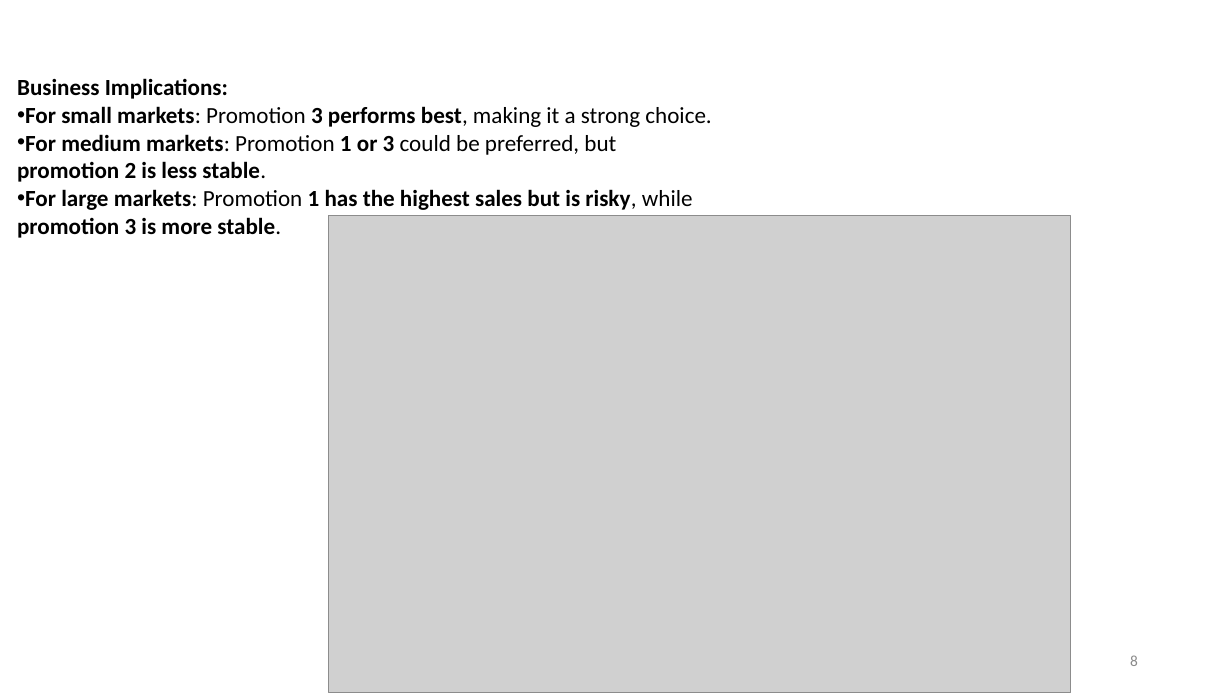
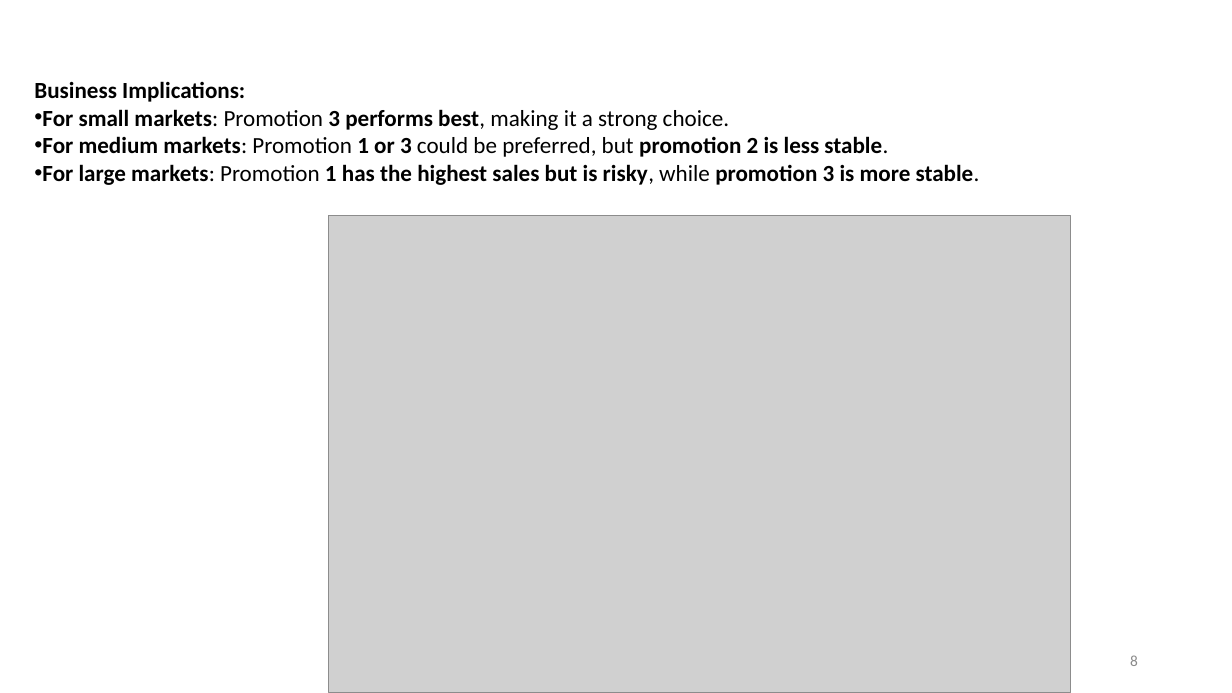
Before and after one commit to lopamudra01/sale, a slide deck: slide 8 of Marketing Experiment Analysis for a Fast-Food Chain ..pptx. Drawn at 1232x693 pixels with LibreOffice and Linux fonts; fonts in the diff are those of the drawing; grey boxes stand for pictures. Boxes give left, top, right and bottom in pixels: in the first picture for what was removed or moved away, otherwise in the second. Text is boxed around its words. In the diff, an @@ line names an element or a change of style, - is before the commit and + after.

```diff
--- a/Marketing Experiment Analysis for a Fast-Food Chain ..pptx
+++ b/Marketing Experiment Analysis for a Fast-Food Chain ..pptx
@@ text "Business Implications:" rewrapped from box(17, 78, 711, 238) to box(34, 81, 980, 185) @@
```
Also in this commit, not shown: 10 other slides changed, 1 slide removed.
